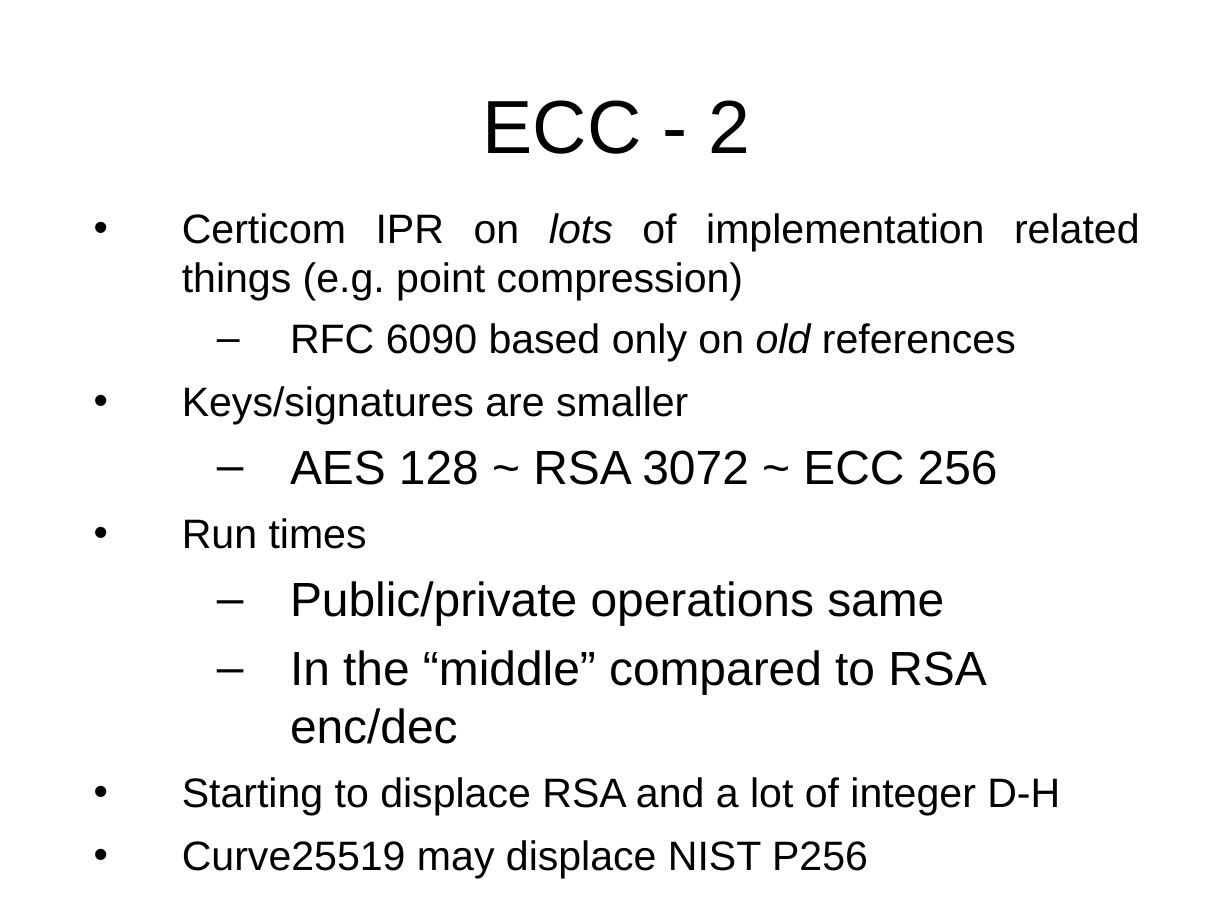
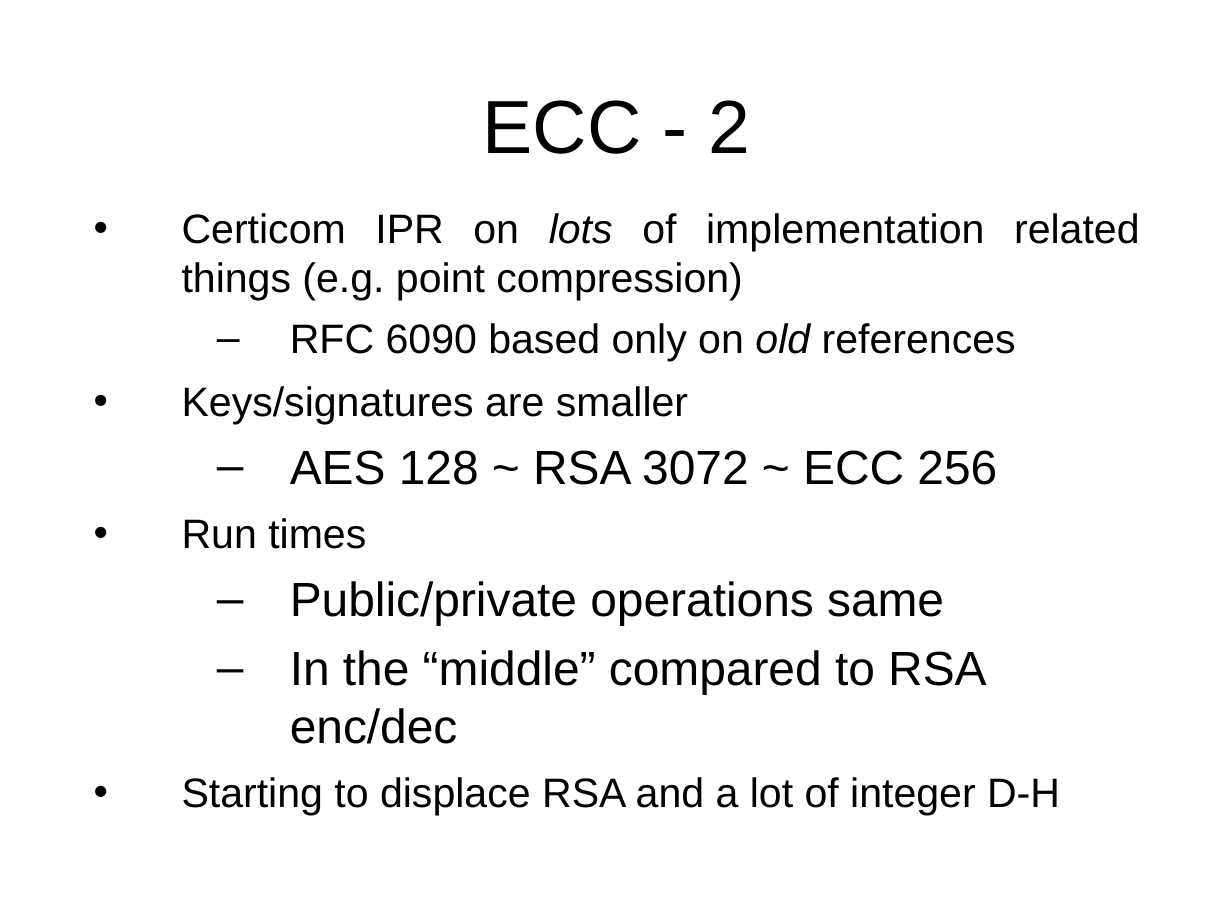
Before and after one commit to sftcd/cs7053, a slide deck: slide 130 of 2016lectures/03-crypto.ppt. Drawn at 1232x924 pixels with LibreOffice and Linux fonts; fonts in the diff are those of the drawing. Boxes give left, top, right and bottom in pixels: in the first picture for what was removed or moved away, otherwise in the second. Text is boxed around its words. In the diff, an @@ line names an element or a change of style, - is before the commit and + after.

Commit message:
added cfrg curves slide

```diff
--- a/2016lectures/03-crypto.ppt
+++ b/2016lectures/03-crypto.ppt
@@ text "Certicom IPR on lots of ..." at box(182, 213, 1140, 816): indent changed @@
@@ text at box(182, 840, 868, 878): paragraph removed @@
-• Curve25519 may displace NIST P256
```
Also in this commit, not shown: 68 other slides changed, 1 slide added.
